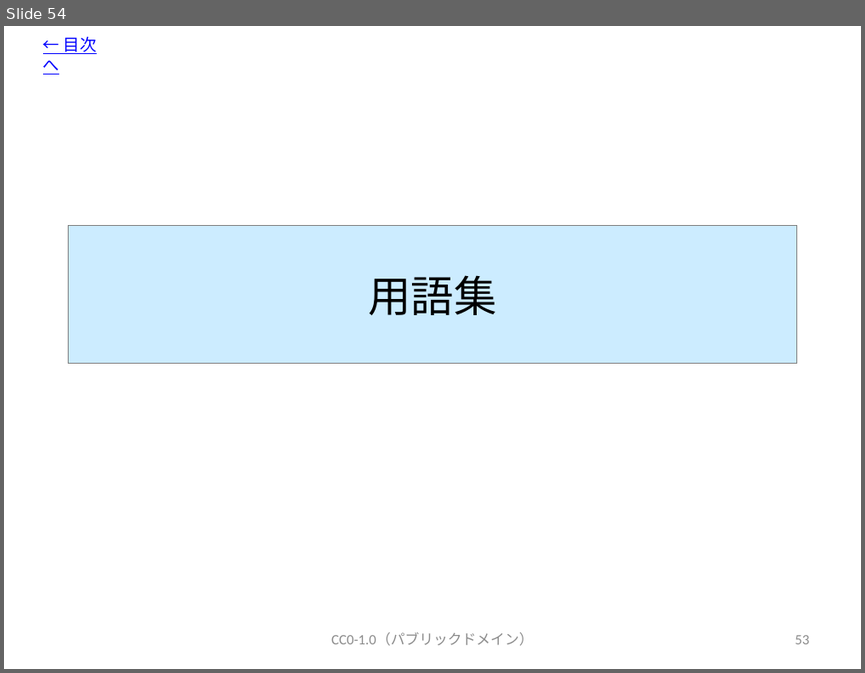
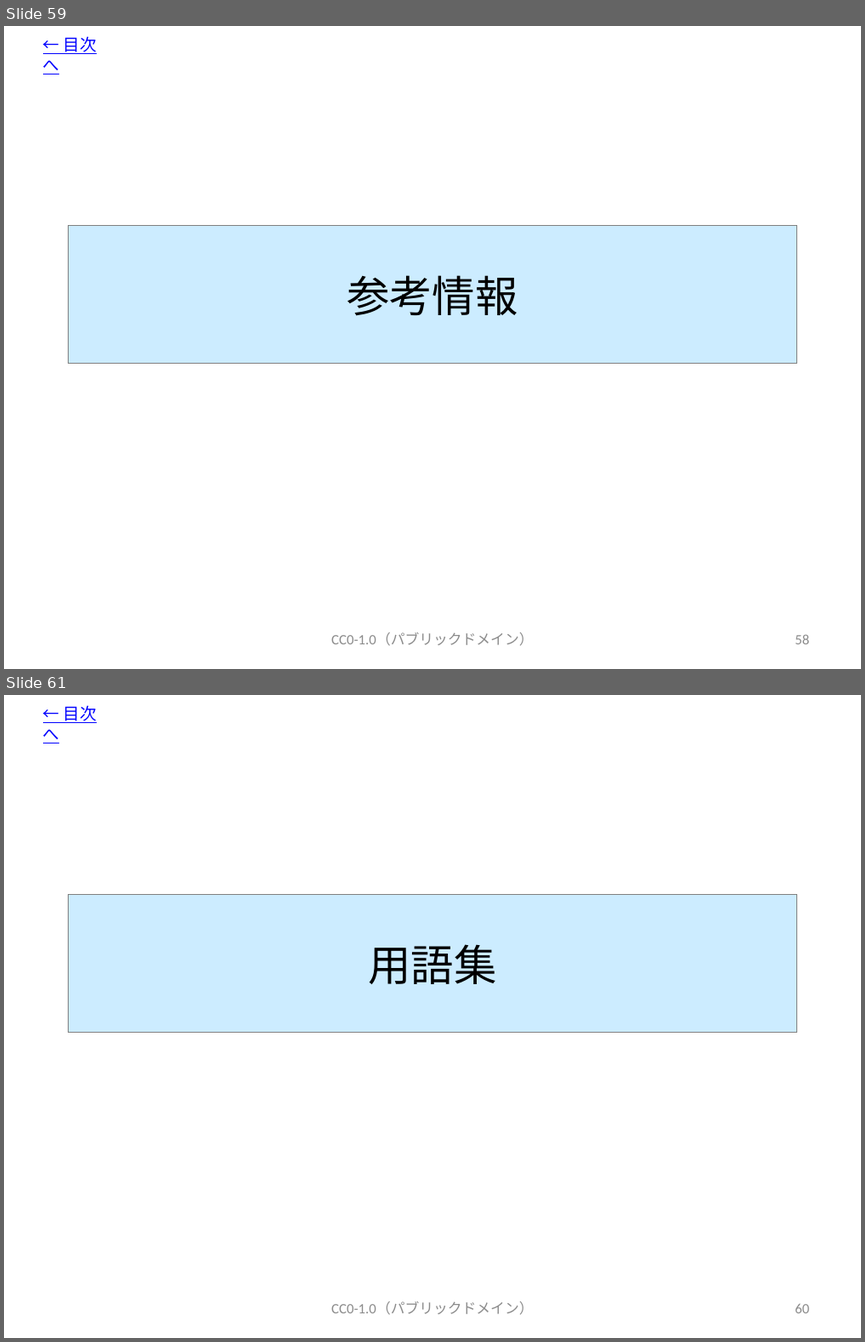
Before and after one commit to OpenChain-Project/OpenChain-JWG, a slide deck: Education_Material/FAQ/OSSライセンス関連でよくある誤解_CC0.pptx. Shown one above the other, each under a label of ours: slide 54 before the commit, slides 59 and 61 after it; the slides between them are not shown. The pictures are 865x673 and 865x1342 pixels, drawn with LibreOffice and Linux fonts; fonts in the diff are those of the drawing. Boxes give left, top, right and bottom in pixels: in the first picture for what was removed or moved away, otherwise in the second. Text is boxed around its words. In the diff, an @@ line names an element or a change of style, - is before the commit and + after.

```diff
--- a/Education_Material/FAQ/OSSライセンス関連でよくある誤解_CC0.pptx
+++ b/Education_Material/FAQ/OSSライセンス関連でよくある誤解_CC0.pptx
@@ slide 59 added at [4, 26, 861, 669], background #FFFFFF @@
@@ text added at [43, 36, 97, 74], 14 pt, text #0000FF, underline @@
+← 目次へ
@@ title added at [69, 226, 796, 363], fill #CCECFF, outline #808080 0.75 pt, 36 pt, text #000000 @@
+参考情報
@@ text added at [331, 633, 533, 646], 12 pt, text #8C8C8C @@
+CC0-1.0（パブリックドメイン）
@@ page number added at [794, 634, 809, 644], 12 pt, text #8C8C8C @@
+58
@@ what was slide 54 is now slide 61 @@
@@ page number at [794, 1304, 809, 1313]: text changed @@
-53
+60
```
Also in this commit, not shown: 3 slides changed, 7 other slides added.
